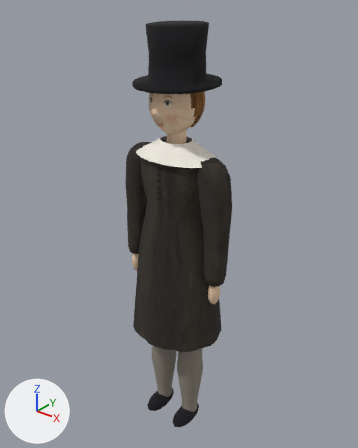
An edit to the glTF model turner/models/gent.glb, drawn before and after from the same camera.
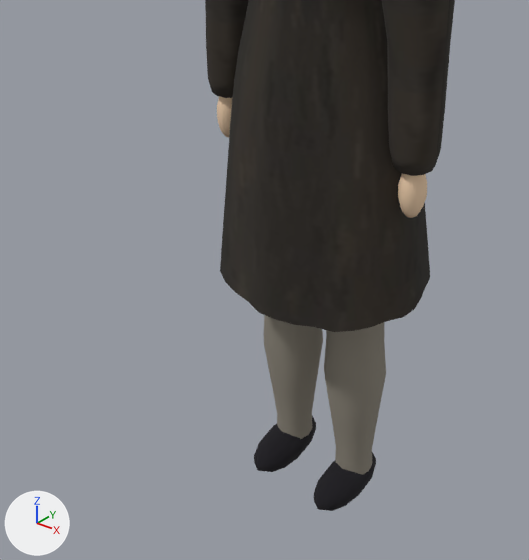
The first picture shows the older version from a 50 mm camera at (1.101, -1.356, 1.826) aimed at (-0.021, 0.047, 0.956). The close-ups show the older and then the newer version on the part from 11% to 73% of the width and 48% to 100% of the height of that picture. Only the edits that show in the close-ups are written down. The axes (+X, +Y, +Z) are drawn at lower left. The lights are the same throughout. Vertices at exactly the same position are counted once.

In view in the first close-up: 'gent'.
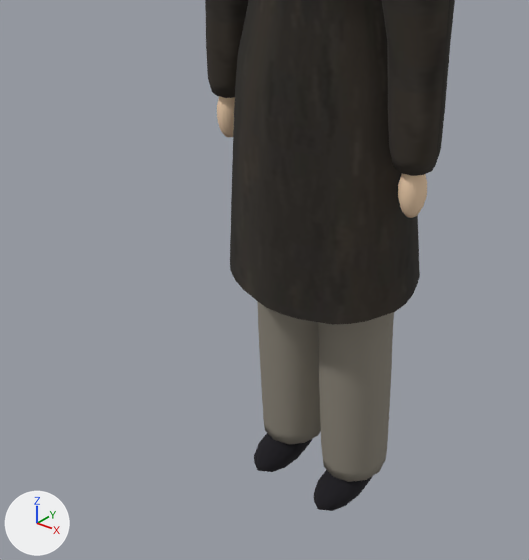
Boxes (x1, y1, x2, y2) around the edits, measured in the close-ups (529 x 560 px; the box of a moved part takes in the faces that stretch with it):
part 1 of me_gent, added
    after: (318, 312, 394, 482)
part 2 of me_gent, added
    after: (257, 301, 321, 444)
part 3 of me_gent, moved or reshaped
    before: (220, 122, 430, 332)
    after: (230, 122, 420, 325)

The edits, one by one:
Material 'trousers' (mat_trousers) is new.
Its base color is (0.259, 0.235, 0.19) (grey #8b8579).
Its roughness is 1.0.
me_gent is used by ob_gent; location (0.0, 0.0, 0.0).
me_gent had 2935 vertices, 5640 faces and spanned x -0.24..0.24, y -0.17..0.18, z 0.01..1.71.
me_gent now has 3155 vertices, 6072 faces and spans x -0.24..0.24, y -0.15..0.17, z 0.01..1.71.
me_gent part 1: a new loose piece of 110 vertices spanning x -0.01..0.16, y -0.09..0.09, z 0.07..0.78, in mat_trousers (grey #8b8579).
me_gent part 2: a new loose piece of 110 vertices spanning x -0.16..0.01, y -0.09..0.09, z 0.07..0.78, in mat_trousers (grey #8b8579).
Part 3, on me_gent:
25 vertices in x 0.09..0.19, y -0.09..0.13, z 0.5..0.8 move by (-0.01, 0.0, 0.0).
23 vertices in x -0.09..0.16, y -0.16..-0.05, z 0.5..0.8 move by (0.0, 0.01, 0.0).
22 vertices in x -0.09..0.16, y 0.06..0.17, z 0.5..0.8 move by (0.0, -0.01, 0.0).
21 vertices in x -0.19..-0.09, y -0.1..0.13, z 0.5..0.8 move by (0.01, 0.0, 0.0).
17 vertices in x -0.19..-0.07, y -0.15..-0.03, z 0.5..0.8 move by (0.01, 0.01, 0.0).
17 vertices in x 0.07..0.17, y 0.06..0.16, z 0.5..0.8 move by (-0.01, -0.01, 0.0).
99 vertices move from x -0.2..0.2, y -0.17..0.18, z 0.5..0.8 to x -0.18..0.18, y -0.15..0.16, z 0.5..0.8.
me_gent gains material mat_trousers (grey #8b8579).
